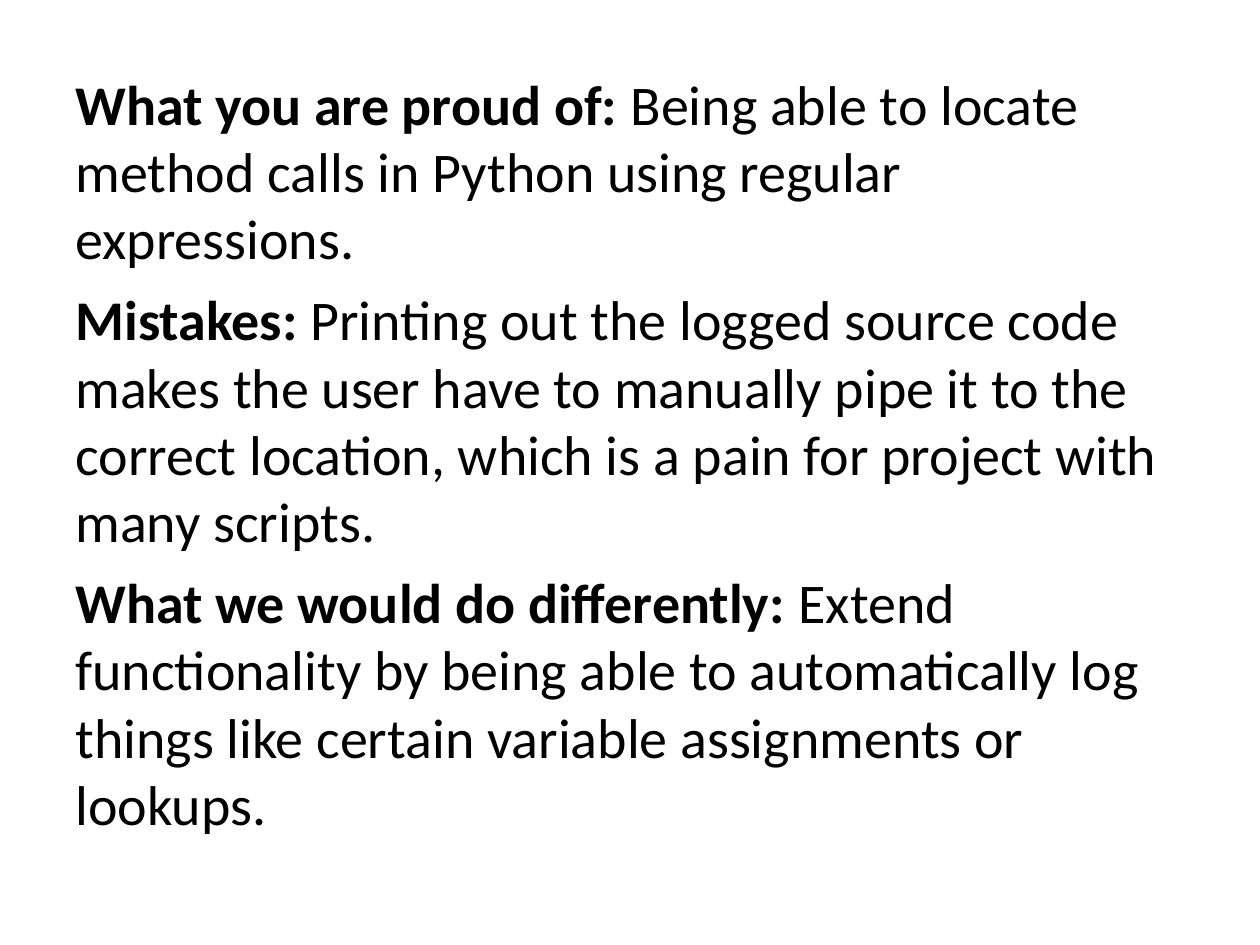
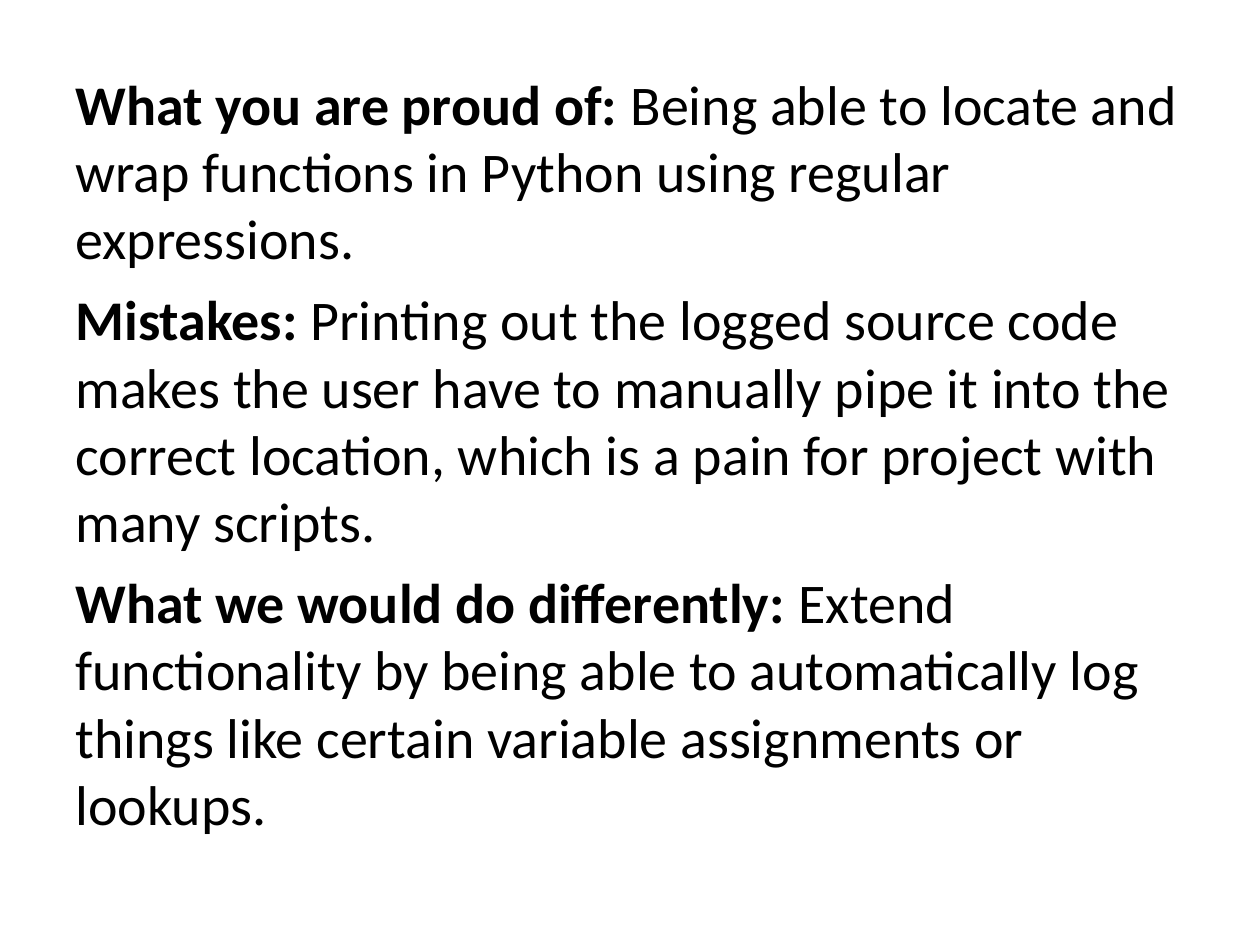
Before and after one commit to BluBambu/LumberjackLogger, a slide deck: slide 6 of slides.ppt. Drawn at 1260x945 pixels with LibreOffice and Linux fonts; fonts in the diff are those of the drawing. Boxes give left, top, right and bottom in pixels: in the first picture for what was removed or moved away, otherwise in the second. Text is boxed around its words. In the diff, an @@ line names an element or a change of style, - is before the commit and + after.

Commit message:
Finished slides

```diff
--- a/slides.ppt
+++ b/slides.ppt
@@ text at (75,85,1177,551): text changed @@
-What you are proud of: Being able to locate method calls in Python using regular expressions.
-Mistakes: Printing out the logged source code makes the user have to manually pipe it to the correct location, which is a pain for project with many scripts.
+What you are proud of: Being able to locate and wrap functions in Python using regular expressions.
+Mistakes: Printing out the logged source code makes the user have to manually pipe it into the correct location, which is a pain for project with many scripts.
```
Also in this commit, not shown: 3 other slides changed.
